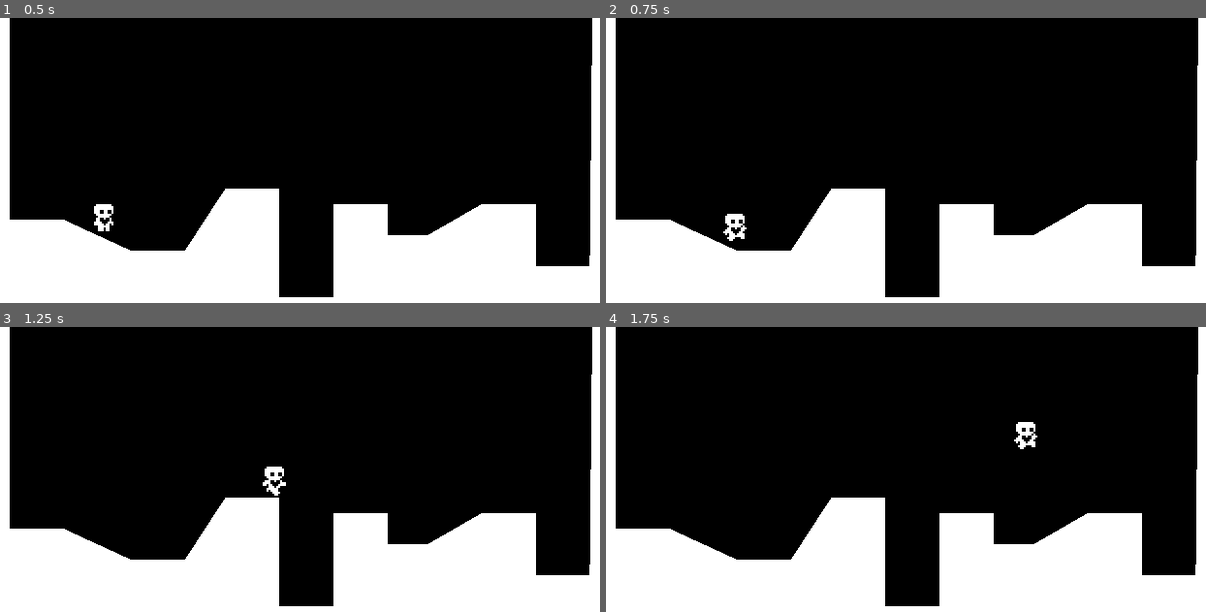
Above: before the commit, frames 1-4 (two rows, left to right).
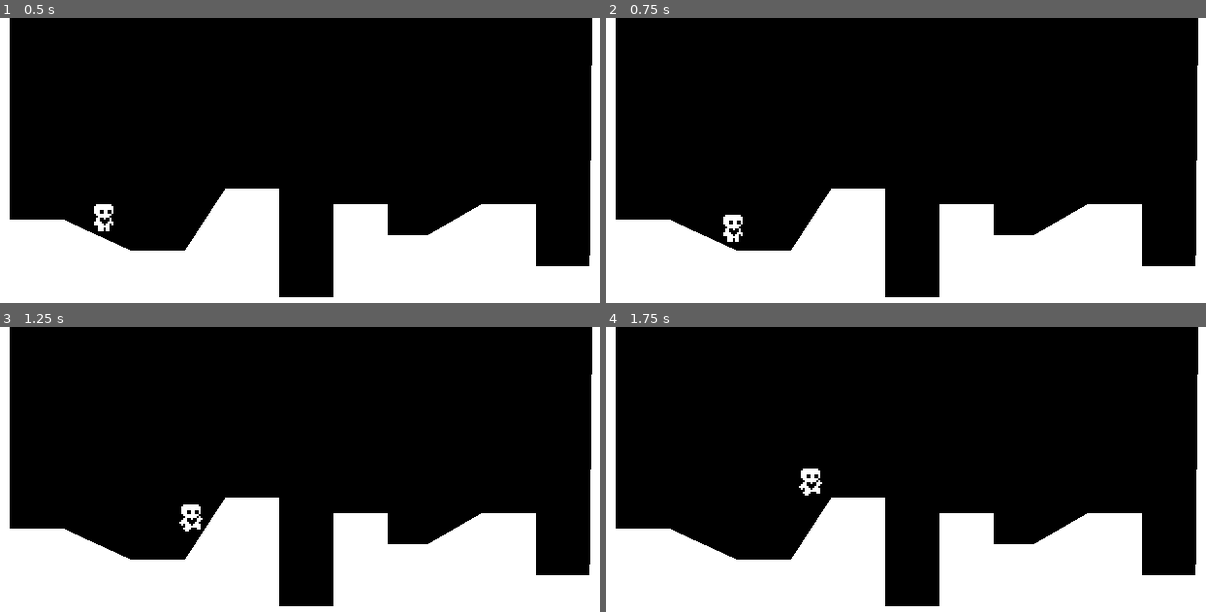
Above: after the commit, the same moments.

Repository: zabayrer/heartPlatformer
Game: Godot game, scene res://scenes/world.tscn
The game is run twice, just before and just after one commit, with the same random seed, the same clock (stepped at 60 frames per second) and the same inputs.
Inputs:
- Up to frame 1 (0.5 s): no input
- Up to frame 2 (0.75 s): hold Right (ui_right) from 0.53 s (still down)
- Up to frame 3 (1.25 s): keep holding Right (ui_right); tap Up (ui_up) at 0.77 s
- Up to frame 4 (1.75 s): keep holding Right (ui_right); tap Up (ui_up) at 1.52 s

Frame 1 is identical in both runs. In frame 2, 0.1% of the frame differs, in the area x 19-24%, y 68-79%; in frame 3, 0.4%; in frame 4, 0.4%, in the area x 32-72%, y 33-60%.

Commit message:
part 3, WIP
4:50 or something

Diff:
--- a/scenes/player.gd
+++ b/scenes/player.gd
@@ -1,10 +1,10 @@
 extends CharacterBody2D
 
 
-const SPEED = 150.0
-const ACCELERATION = 600.0
-const JUMP_VELOCITY = -300.0
-const FRICTION = 600.0
+@export var SPEED = 150.0
+@export var ACCELERATION = 600.0
+@export var JUMP_VELOCITY = -300.0
+@export var FRICTION = 600.0
 
 @onready var animated_sprite_2d = $AnimatedSprite2D
 @onready var coyote_time_timer = $CoyoteTimeTimer
--- a/scenes/player.tscn
+++ b/scenes/player.tscn
@@ -81,7 +81,7 @@
 }]
 
 [node name="Player" type="CharacterBody2D"]
-floor_snap_length = 0.0
+floor_snap_length = 3.0
 script = ExtResource("1_swysq")
 
 [node name="CollisionShape2D" type="CollisionShape2D" parent="."]
--- /dev/null
+++ b/scenes/player_movement_data.gd
@@ -0,0 +1,7 @@
+class_name PlayerMovementData
+extends Resource
+
+@export var speed = 150.0
+@export var accesleration = 600.0
+@export var jump_velocity = -300.0
+@export var friction = 600.0
